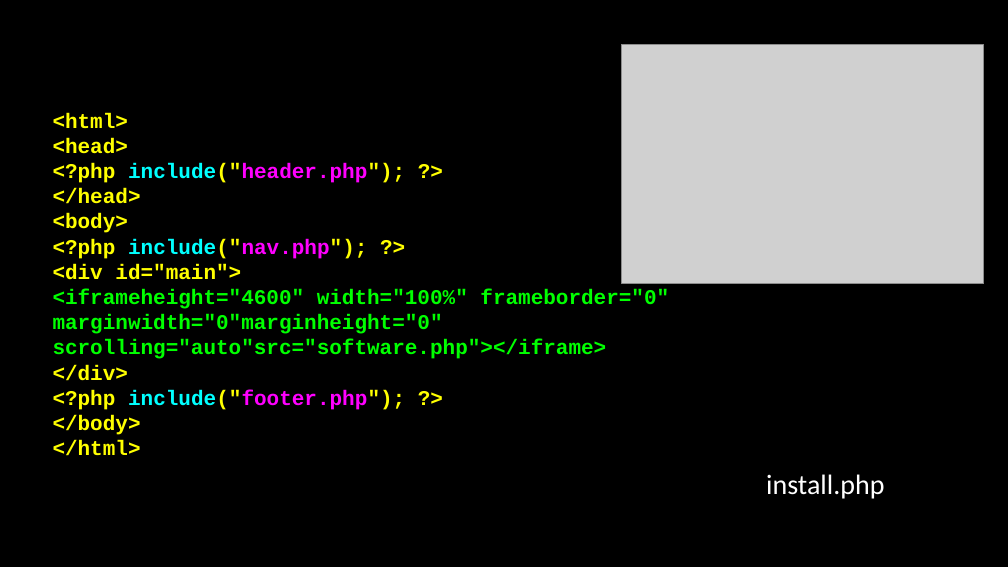
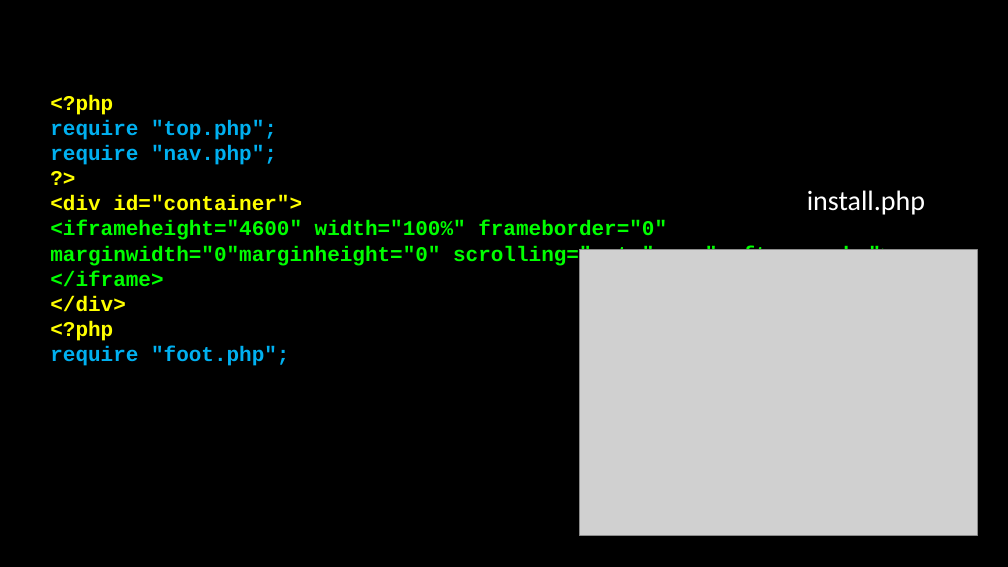
Before and after one commit to csev/wa4e, a slide deck: slide 29 of lectures/PHP-04-Functions.ppt (slide 27 before the commit). Drawn at 1008x567 pixels with LibreOffice and Linux fonts; fonts in the diff are those of the drawing; grey boxes stand for pictures. Boxes give left, top, right and bottom in pixels: in the first picture for what was removed or moved away, otherwise in the second. Text is boxed around its words. In the diff, an @@ line names an element or a change of style, - is before the commit and + after.

Commit message:
Improve some slides

```diff
--- a/lectures/PHP-04-Functions.ppt
+++ b/lectures/PHP-04-Functions.ppt
@@ text "<?php": place and size @@
-text "<?php" at [53,113,669,456]
+text "<?php" at [50,95,894,366]
@@ text at [50,95,894,287]: text changed @@
-<html>
-<head>
-<?php include("header.php"); ?>
-</head>
-<body>
-<?php include("nav.php"); ?>
-<div id="main">
-<iframeheight="4600" width="100%" frameborder="0" marginwidth="0"marginheight="0" scrolling="auto"src="software.php"></iframe>
+<?php
+require "top.php";
+require "nav.php";
+?>
+<div id="container">
+<iframeheight="4600" width="100%" frameborder="0" marginwidth="0"marginheight="0" scrolling="auto"src="software.php">
+</iframe>
@@ text "install.php": place and size @@
-text "install.php" at [766,474,884,499]
+text "install.php" at [807,190,925,215]
@@ picture: place and size @@
-picture at [622,44,984,283]
+picture at [580,250,977,536]
@@ text at [50,321,289,366]: text changed; text colour #FFFF00 to #00B0F0 @@
-<?php include("footer.php"); ?>
-</body>
-</html>
+<?php
+require "foot.php";
```
Also in this commit, not shown: 23 other slides changed, 1 slide added, 1 slide removed, 7 other files.
